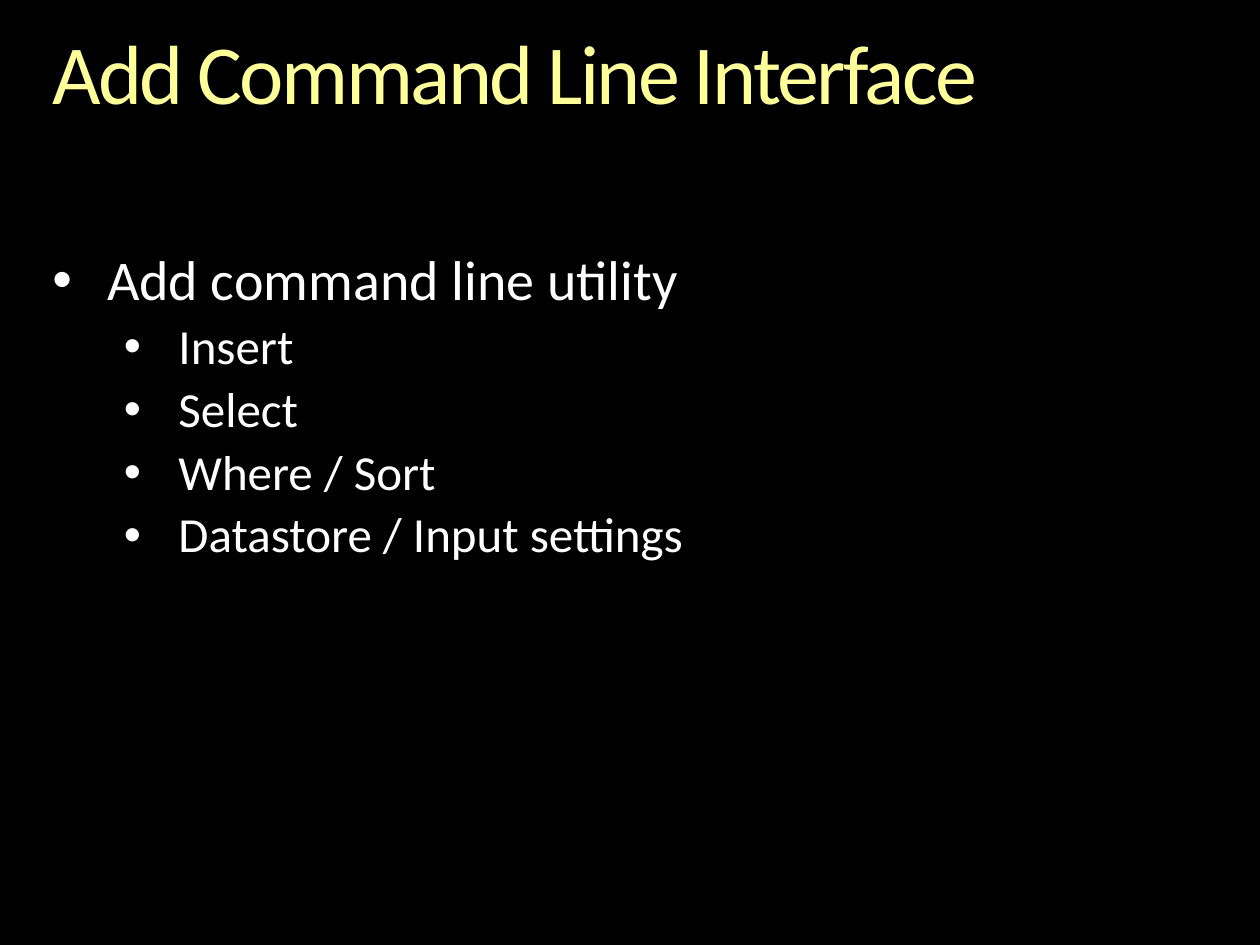
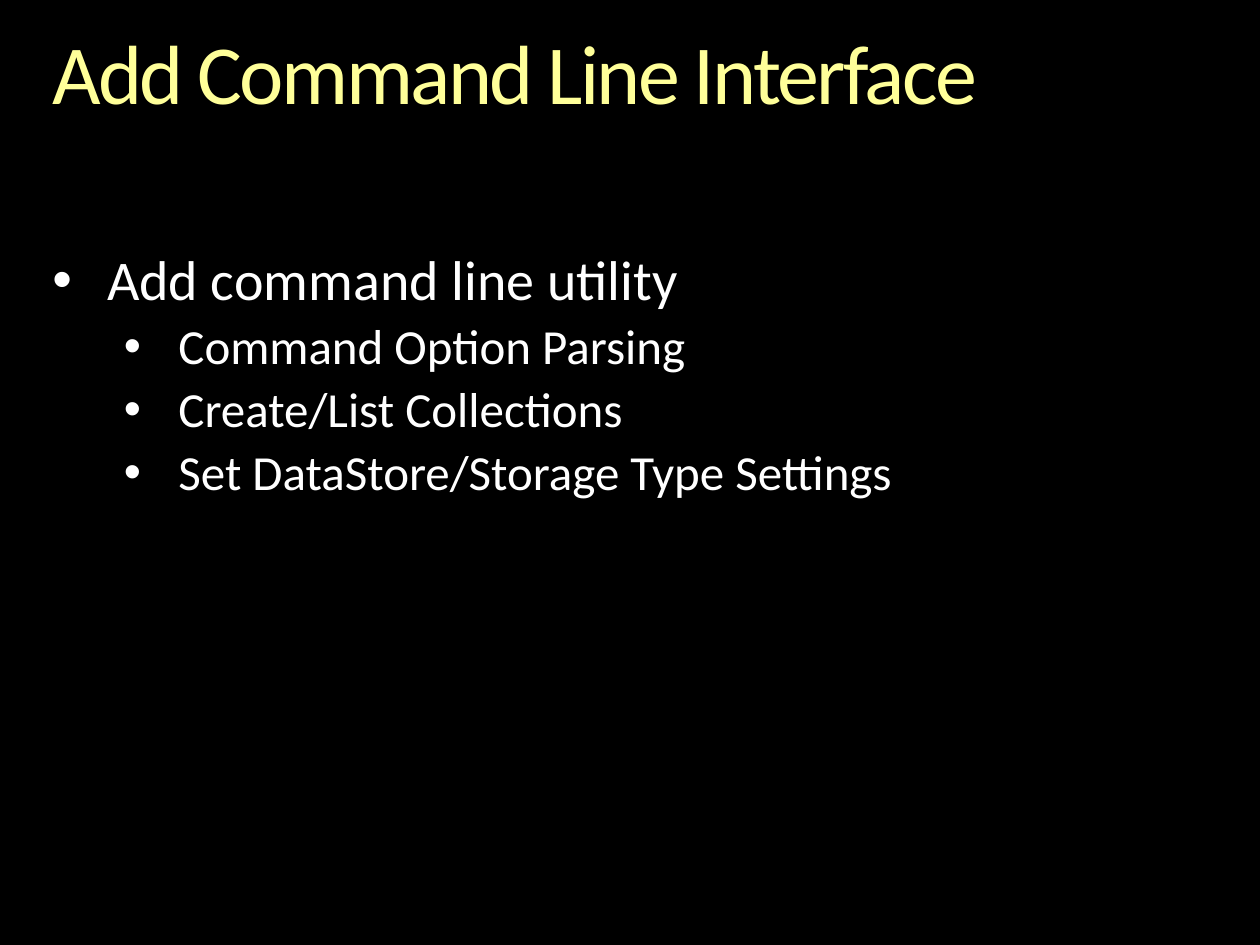
Before and after one commit to andrewferlitsch/epipog-nosql, a slide deck: slide 5 of sprints/Sprint 6 - Nov 27 - Dec 3 - Planning.pptx (slide 6 before the commit). Drawn at 1260x945 pixels with LibreOffice and Linux fonts; fonts in the diff are those of the drawing; background and template pictures are left out. Boxes give left, top, right and bottom in pixels: in the first picture for what was removed or moved away, otherwise in the second. Text is boxed around its words. In the diff, an @@ line names an element or a change of style, - is before the commit and + after.

```diff
--- a/sprints/Sprint 6 - Nov 27 - Dec 3 - Planning.pptx
+++ b/sprints/Sprint 6 - Nov 27 - Dec 3 - Planning.pptx
@@ text at [178, 330, 891, 499]: text changed @@
-  • Insert
-  • Select
-  • Where / Sort
-  • Datastore / Input settings
+  • Command Option Parsing
+  • Create/List Collections
+  • Set DataStore/Storage Type Settings
```
Also in this commit, not shown: 2 other slides changed, 1 slide removed, 5 other files.
